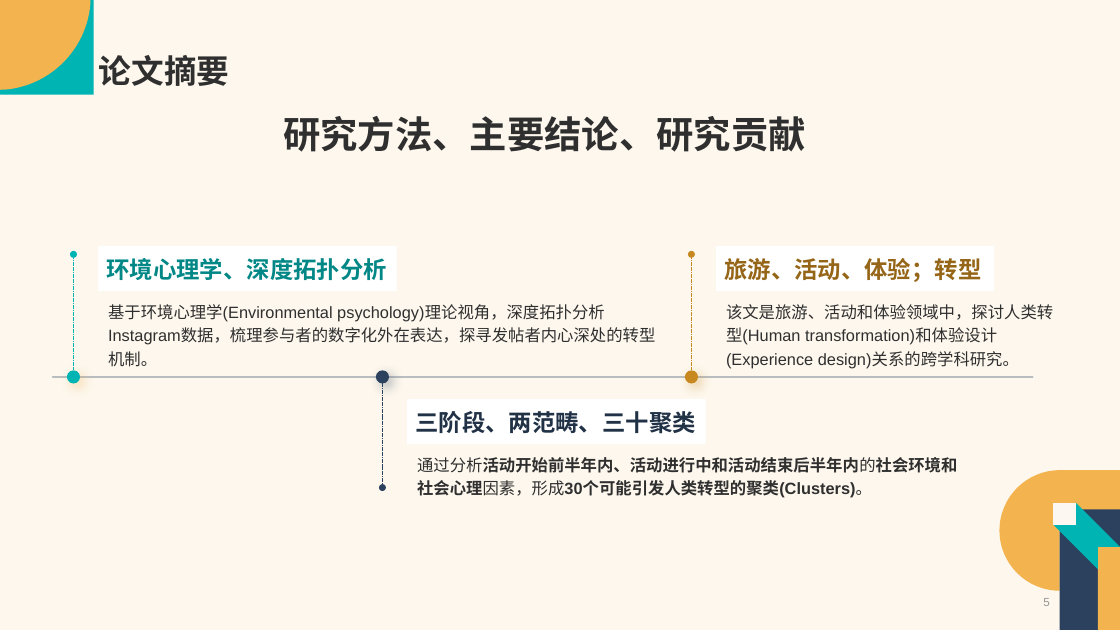
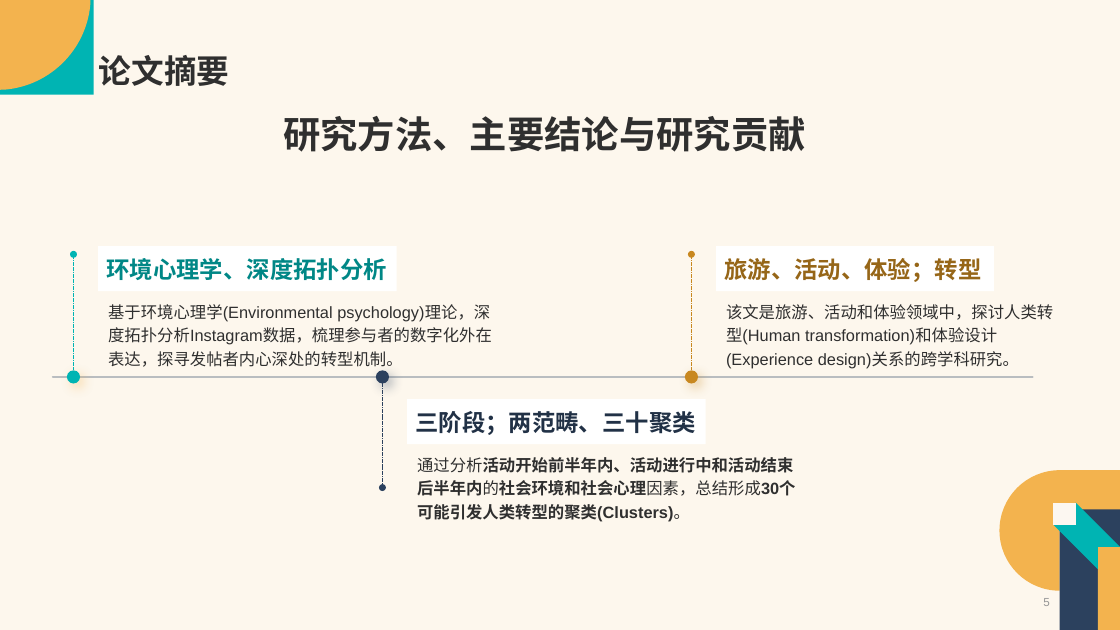
Before and after one commit to Vaelubo/Research, a slide deck: slide 5 of SSCI文章汇报-卢波.pptx. Drawn at 1120x630 pixels with LibreOffice and Linux fonts; fonts in the diff are those of the drawing. Boxes give left, top, right and bottom in pixels: in the first picture for what was removed or moved away, otherwise in the second. Text is boxed around its words. In the diff, an @@ line names an element or a change of style, - is before the commit and + after.

```diff
--- a/SSCI文章汇报-卢波.pptx
+++ b/SSCI文章汇报-卢波.pptx
@@ text at [283, 116, 806, 152]: text changed @@
-研究方法、主要结论、研究贡献
+研究方法、主要结论与研究贡献
@@ text at [108, 304, 492, 367]: text changed @@
-基于环境心理学(Environmental psychology)理论视角，深度拓扑分析Instagram数据，梳理参与者的数字化外在表达，探寻发帖者内心深处的转型机制。
+基于环境心理学(Environmental psychology)理论，深度拓扑分析Instagram数据，梳理参与者的数字化外在表达，探寻发帖者内心深处的转型机制。
@@ text in rectangle at [415, 411, 695, 435]: text changed @@
-三阶段、两范畴、三十聚类
+三阶段；两范畴、三十聚类
@@ text at [417, 457, 796, 522]: text changed @@
-通过分析活动开始前半年内、活动进行中和活动结束后半年内的社会环境和社会心理因素，形成30个可能引发人类转型的聚类(Clusters)。
+通过分析活动开始前半年内、活动进行中和活动结束后半年内的社会环境和社会心理因素，总结形成30个可能引发人类转型的聚类(Clusters)。
```
Also in this commit, not shown: 17 other slides changed, 2 other files.
